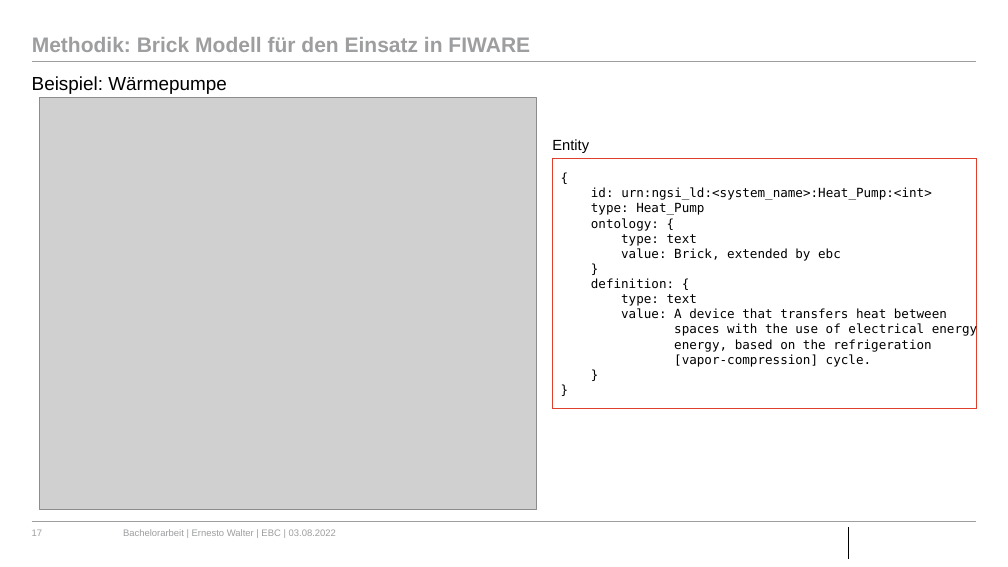
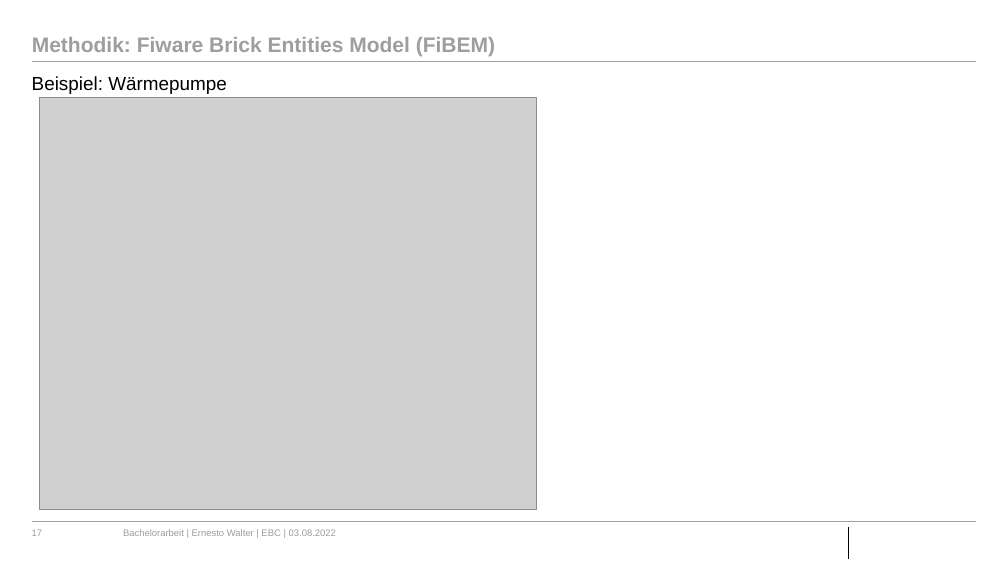
Before and after one commit to ErnestoVivas/FiBEM, a slide deck: slide 17 of docs/BA_Bergfest_Ernesto.pptx. Drawn at 1008x567 pixels with LibreOffice and Linux fonts; fonts in the diff are those of the drawing; grey boxes stand for pictures; background and template pictures are left out. Boxes give left, top, right and bottom in pixels: in the first picture for what was removed or moved away, otherwise in the second. Text is boxed around its words. In the diff, an @@ line names an element or a change of style, - is before the commit and + after.

```diff
--- a/docs/BA_Bergfest_Ernesto.pptx
+++ b/docs/BA_Bergfest_Ernesto.pptx
@@ title at bbox=[32, 37, 495, 56]: text changed @@
-Methodik: Brick Modell für den Einsatz in FIWARE
+Methodik: Fiware Brick Entities Model (FiBEM)
@@ text removed at bbox=[552, 139, 589, 153] @@
-Entity
@@ rectangle removed at bbox=[553, 159, 977, 408] @@
@@ text removed at bbox=[591, 187, 977, 367] @@
-{
-id: urn:ngsi_ld:<system_name>:Heat_Pump:<int>
-type: Heat_Pump
-ontology: {
-type: text
-value: Brick, extended by ebc
-}
-definition: {
-type: text
-value: A device that transfers heat between
-spaces with the use of electrical energy
-energy, based on the refrigeration
-[vapor-compression] cycle.
-}
-}
```
Also in this commit, not shown: 4 other slides changed, 15 slides added, 17 slides removed, 1 other file.
